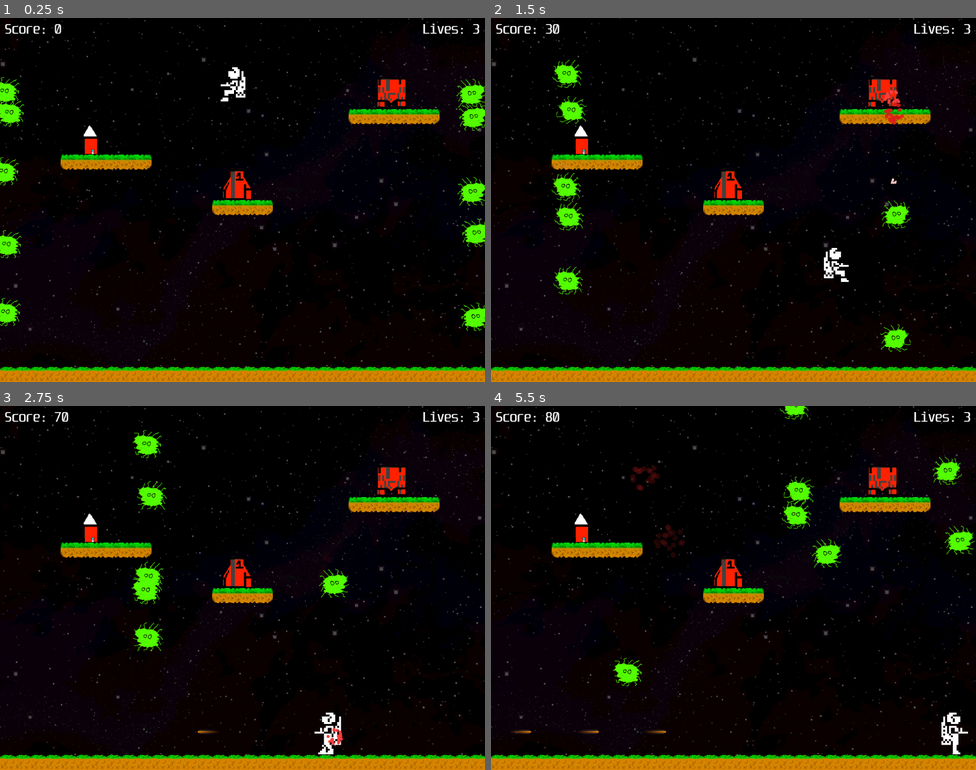
Above: before the commit, frames 1-4 (two rows, left to right).
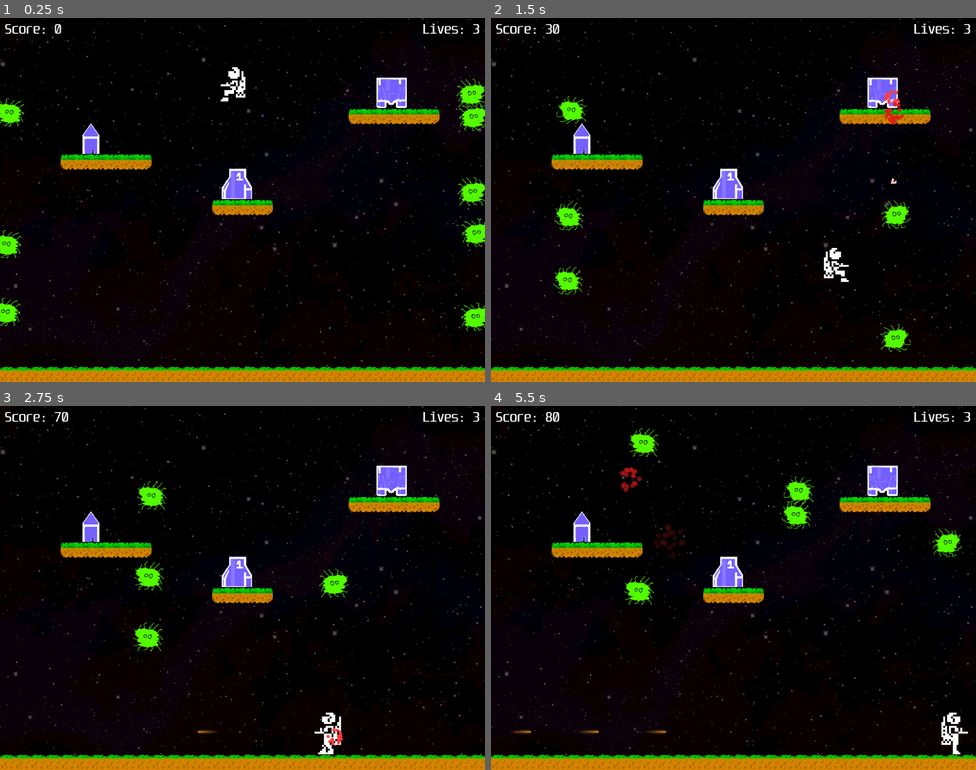
Above: after the commit, the same moments.

Repository: maximinus/JetPac2020
Game: Godot game, scene res://scenes/BaseLevel.tscn
The game is run twice, just before and just after one commit, with the same random seed, the same clock (stepped at 60 frames per second) and the same inputs.
Inputs:
- Up to frame 1 (0.25 s): no input
- Up to frame 2 (1.5 s): hold K (fire) 0.53-1.28 s; hold X (move_right) from 0.53 s (still down); tap M (jetpac) at 1.35 s
- Up to frame 3 (2.75 s): release X (move_right) at 2.03 s; hold Z (move_left) from 2.03 s (still down); hold K (fire) from 2.03 s (still down)
- Up to frame 4 (5.5 s): release Z (move_left) at 2.78 s; release K (fire) at 2.78 s; hold X (move_right) 2.78-4.28 s; tap M (jetpac) at 2.85, 4.35 s; hold K (fire) 3.53-4.28 s; hold Z (move_left) 4.28-5.03 s; hold X (move_right) from 5.03 s (still down); hold K (fire) from 5.03 s (still down)

The runs differ from the first frame. In frame 1, 1.6% of the frame differs, in the area x 0-84%, y 16-50%; in frame 2, 1.7%; in frame 3, 1.7%; in frame 4, 3.3%, in the area x 17-100%, y 0-77%.

Commit message:
Rocket drops correctly

Diff:
--- a/JetPac/project.godot
+++ b/JetPac/project.godot
@@ -18,6 +18,10 @@
 config/name="JetPac"
 run/main_scene="res://scenes/BaseLevel.tscn"
 config/icon="res://icon.png"
+
+[autoload]
+
+helpers="*res://scripts/helpers.gd"
 
 [display]
 
--- a/JetPac/scripts/constants.gd
+++ b/JetPac/scripts/constants.gd
@@ -1,5 +1,6 @@
 enum PART {
 	TOP,
 	MIDDLE,
-	BOTTOM
+	BOTTOM,
+	END
 }
--- /dev/null
+++ b/JetPac/scripts/helpers.gd
@@ -0,0 +1,21 @@
+extends Node
+
+const cn = preload("res://scripts/constants.gd")
+
+func nextRocketPart(part):
+	if part == cn.PART.BOTTOM:
+		return cn.PART.MIDDLE
+	if part == cn.PART.MIDDLE:
+		return cn.PART.TOP
+	return cn.PART.END
+
+func getRocketDropHeight(part):
+	# return the y position of this dropping rocket
+	if part == cn.PART.BOTTOM:
+		return 704
+	if part == cn.PART.MIDDLE:
+		return 640
+	if part == cn.PART.TOP:
+		return 576
+	# in case of error
+	return 0
--- a/JetPac/scripts/player.gd
+++ b/JetPac/scripts/player.gd
@@ -15,6 +15,7 @@
 var velocity
 var can_fire = true
 var update_rocket = null
+var old_rocket_position = null
 
 func _ready():
 	velocity = Vector2(0, 0)
@@ -78,12 +79,23 @@
 	can_fire = true
 
 func checkRocketDrop():
-	if update_rocket.position.x > 649.5 and update_rocket.position.x < 650.5:
-		print("Dropping")
-		update_rocket.position.x = 650
-		# start the drop
-		emit_signal("dropping", update_rocket)
-		update_rocket = null
+	# the rocket can easily slide past the area if not careful, so we look
+	# for the transition and not the exact place
+	if old_rocket_position == null:
+		# first time, so just save where we are now
+		old_rocket_position = update_rocket.position.x
+		return
+	# 2 guard clauses are the easiest way to make this scan in gdscript
+	if old_rocket_position > 650.5 and update_rocket.position.x > 650:
+		return
+	if old_rocket_position < 649.5 and update_rocket.position.x < 650:
+		return
+	# so now we must drop the rocket
+	update_rocket.position.x = 650
+	# start the drop
+	emit_signal("dropping", update_rocket)
+	update_rocket = null
+	old_rocket_position = null
 
 func setRocketPosition():
 	update_rocket.position = position
--- a/JetPac/scripts/world.gd
+++ b/JetPac/scripts/world.gd
@@ -1,17 +1,19 @@
 extends Node2D
 
-const MAX_ENEMIES = 30
-const MIN_ENEMIES = 10
+const MAX_ENEMIES = 25
+const MIN_ENEMIES = 8
 # this is as a %/100 per frame, so it needs to be low
 const NEW_ENEMY_CHANCE = 0.01
 const YSTART_MIN = 64
 const YSTART_MAX = 696
+const DROP_ROCKETS_SPEED = 100
 
 const BIRD = preload("res://scenes/bird.tscn")
 const cn = preload("res://scripts/constants.gd")
 
 var enemies = 0
 var expected_rocket = cn.PART.BOTTOM
+var dropping_rocket = null
 
 # Called when the node enters the scene tree for the first time.
 func _ready():
@@ -20,8 +22,12 @@
 	$RocketBottom.connect("pickup", self, "pickupRocket")
 	$RocketMiddle.connect("pickup", self, "pickupRocket")
 	$RocketTop.connect("pickup", self, "pickupRocket")
+	$Player.connect("dropping", self, "dropRocket")
 
 func pickupRocket(rocket):
+	# if currently dropping, do not pick up the rocket
+	if dropping_rocket != null:
+		return
 	if expected_rocket != rocket.rocket_part:
 		return
 	if $Player.update_rocket != null:
@@ -29,6 +35,12 @@
 		return
 	# pickup the rocket
 	$Player.setRocket(rocket)
+
+func dropRocket(rocket):
+	# we should now drop the next piece of rocket
+	rocket.position.x = 650
+	dropping_rocket = rocket
+	expected_rocket = helpers.nextRocketPart(expected_rocket)
 
 func enemyDied():
 	if enemies > 0:
@@ -58,6 +70,31 @@
 	if randf() <= NEW_ENEMY_CHANCE:
 		createNewEnemy()
 
+func rocketReady():
+	# we are done with the rocket
+	print("Rocket is ready!")
+	print($RocketTop.position)
+	print($RocketMiddle.position)
+	print($RocketBottom.position)
+
+func dropAllRockets(delta):
+	if dropping_rocket == null:
+		# no work to do
+		return
+	var finished = false
+	dropping_rocket.position.y += DROP_ROCKETS_SPEED * delta
+	var drop_pos = helpers.getRocketDropHeight(dropping_rocket.rocket_part)
+	if dropping_rocket.position.y > drop_pos:
+		dropping_rocket.position.y = drop_pos
+		# if the top has finished dropping, then the rocket is ready
+		# handle this later, after cleanup
+		if dropping_rocket.rocket_part == cn.PART.TOP:
+			finished = true
+		dropping_rocket = null
+	if finished == true:
+		rocketReady()
+
 func _process(delta):
 	if enemies < MAX_ENEMIES:
 		checkForNewEnemy()
+	dropAllRockets(delta)
Binary file changed: JetPac/gfx/rocket_bottom.png
Binary file changed: JetPac/gfx/rocket_middle.png
Binary file changed: JetPac/gfx/rocket_top.png
